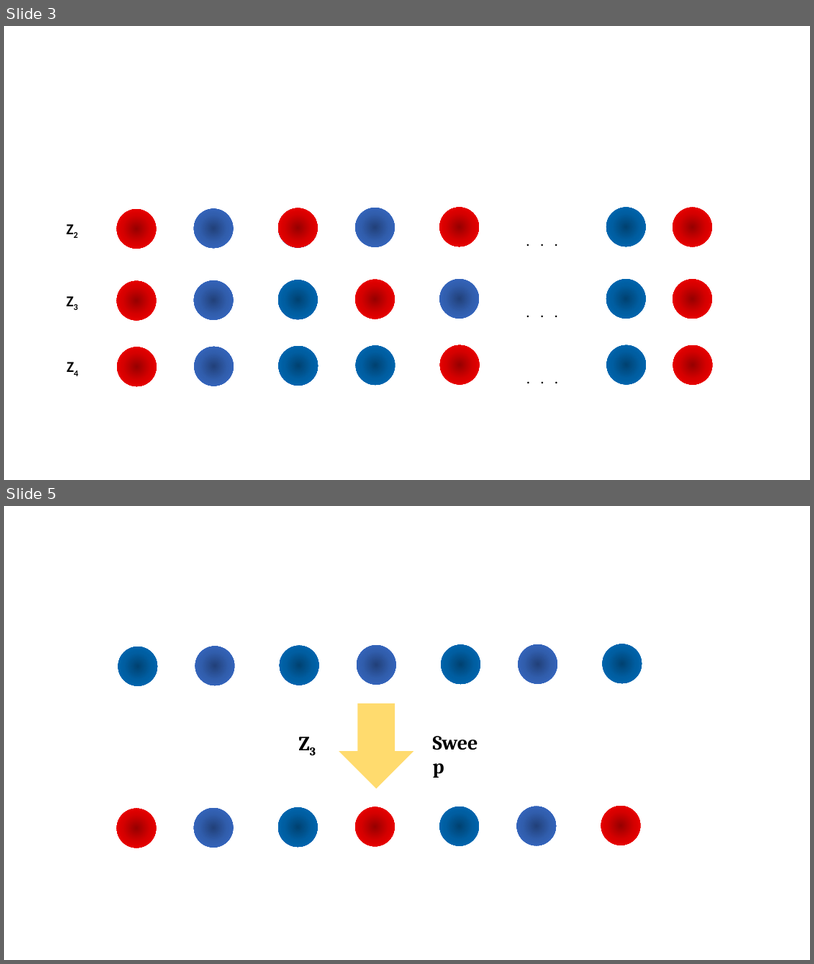
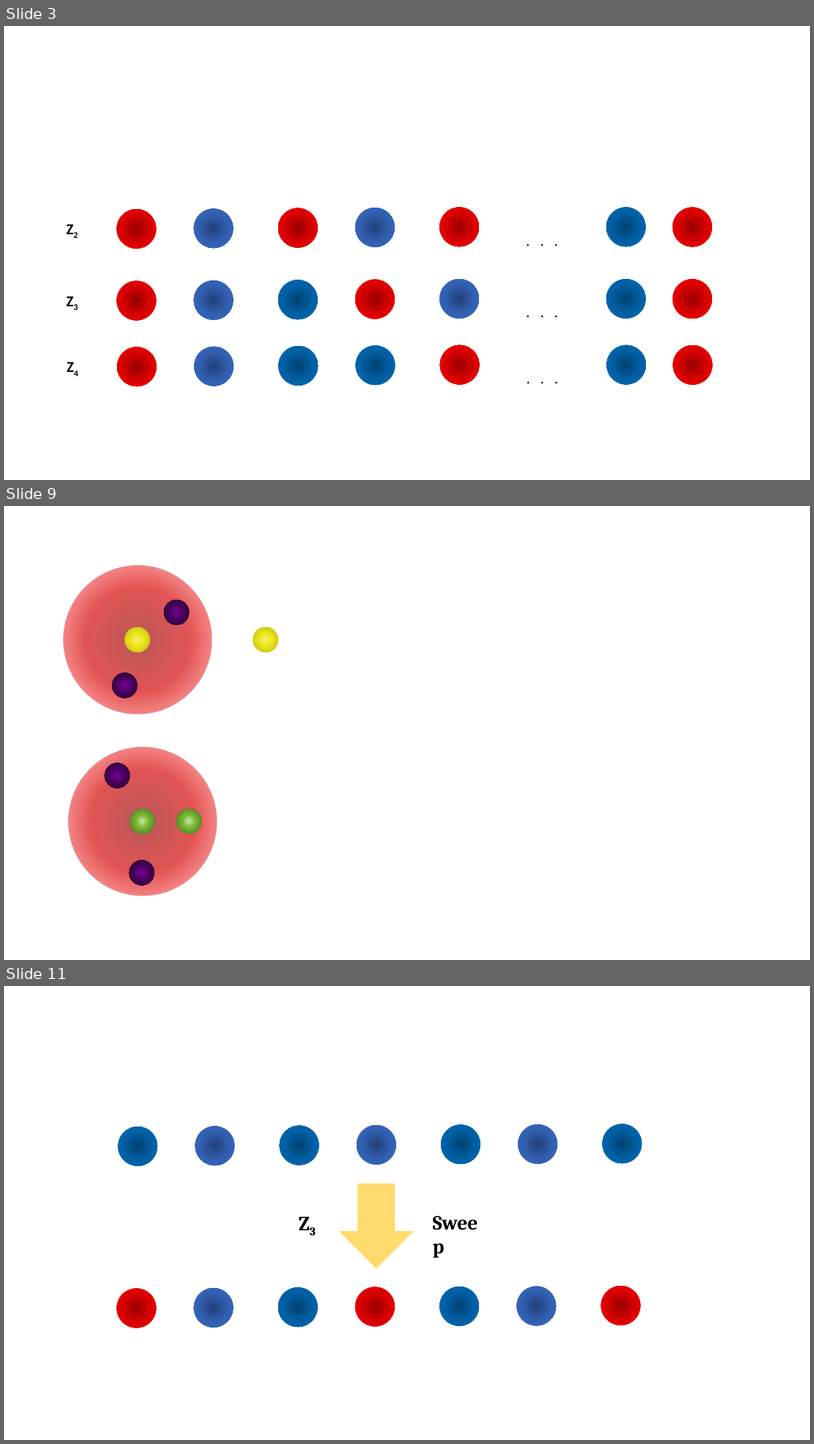
Before and after one commit to oliverlind/L4ProgressGUI, a slide deck: Diagram Powerpoints/Atom Arrays.pptx. Shown one above the other, each under a label of ours: slides 3 and 5 before the commit, slides 3, 9 and 11 after it; the slides between them are not shown. The pictures are 814x964 and 814x1444 pixels, drawn with LibreOffice and Linux fonts; fonts in the diff are those of the drawing. Boxes give left, top, right and bottom in pixels: in the first picture for what was removed or moved away, otherwise in the second. Text is boxed around its words. In the diff, an @@ line names an element or a change of style, - is before the commit and + after.

```diff
--- a/Diagram Powerpoints/Atom Arrays.pptx
+++ b/Diagram Powerpoints/Atom Arrays.pptx
@@ slide 9 added at <box>4,506,810,960</box>, background #FFFFFF @@
@@ ellipse added at <box>63,565,211,713</box>, fill gradient #970000 to #D70000 to #FF0000 @@
@@ ellipse added at <box>165,600,190,626</box>, fill gradient #760395 to #440256 to #1D0124 @@
@@ ellipse added at <box>125,627,150,652</box>, fill gradient #F4F06E to #EEE71D to #BDB70E @@
@@ ellipse added at <box>253,627,278,652</box>, fill gradient #F4F06E to #EEE71D to #BDB70E @@
@@ ellipse added at <box>112,673,138,698</box>, fill gradient #760395 to #440256 to #1D0124 @@
@@ ellipse added at <box>68,746,216,895</box>, fill gradient #970000 to #D70000 to #FF0000 @@
@@ ellipse added at <box>104,763,130,788</box>, fill gradient #760395 to #440256 to #1D0124 @@
@@ ellipse added at <box>130,808,155,834</box>, fill gradient #CBE8AB to #78BA32 to #456B1D @@
@@ ellipse added at <box>176,808,202,834</box>, fill gradient #CBE8AB to #78BA32 to #456B1D @@
@@ ellipse added at <box>129,860,154,885</box>, fill gradient #760395 to #440256 to #1D0124 @@
@@ what was slide 5 is now slide 11 @@
```
Also in this commit, not shown: 2 slides changed, 5 other slides added, 10 other files.
